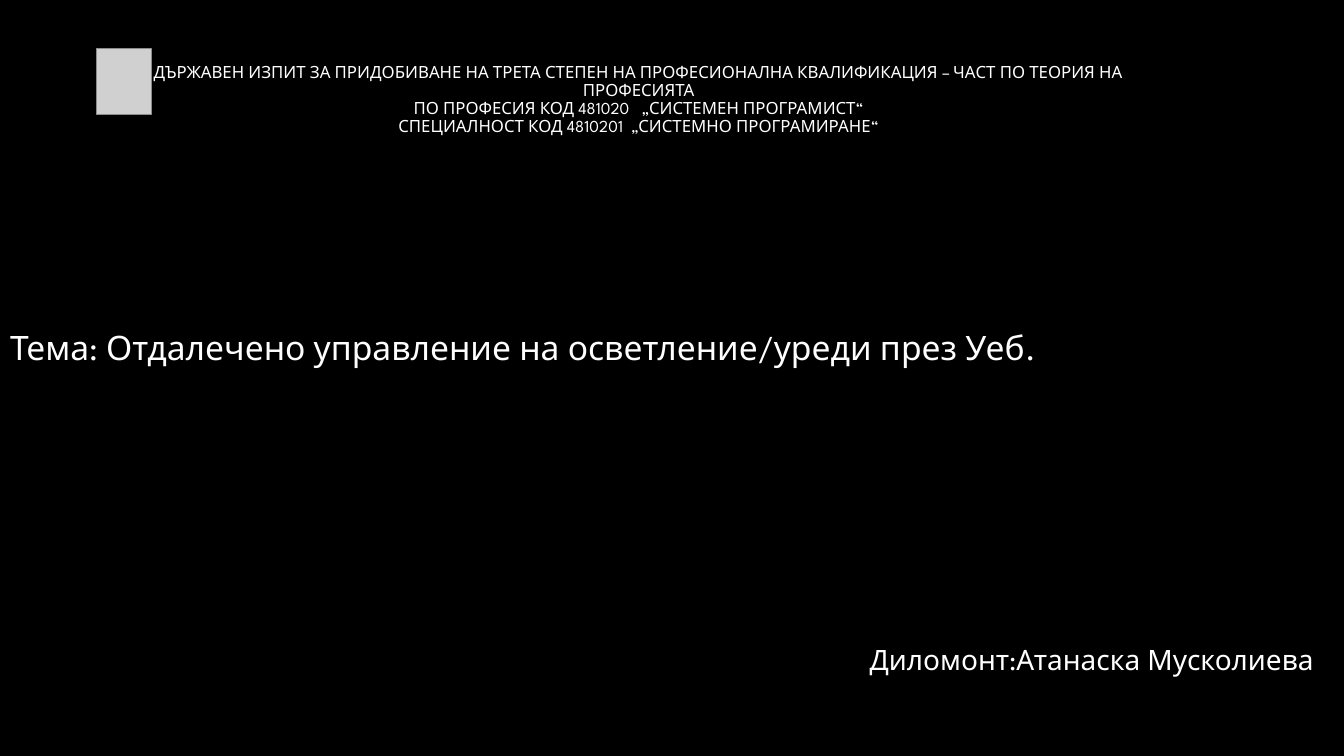
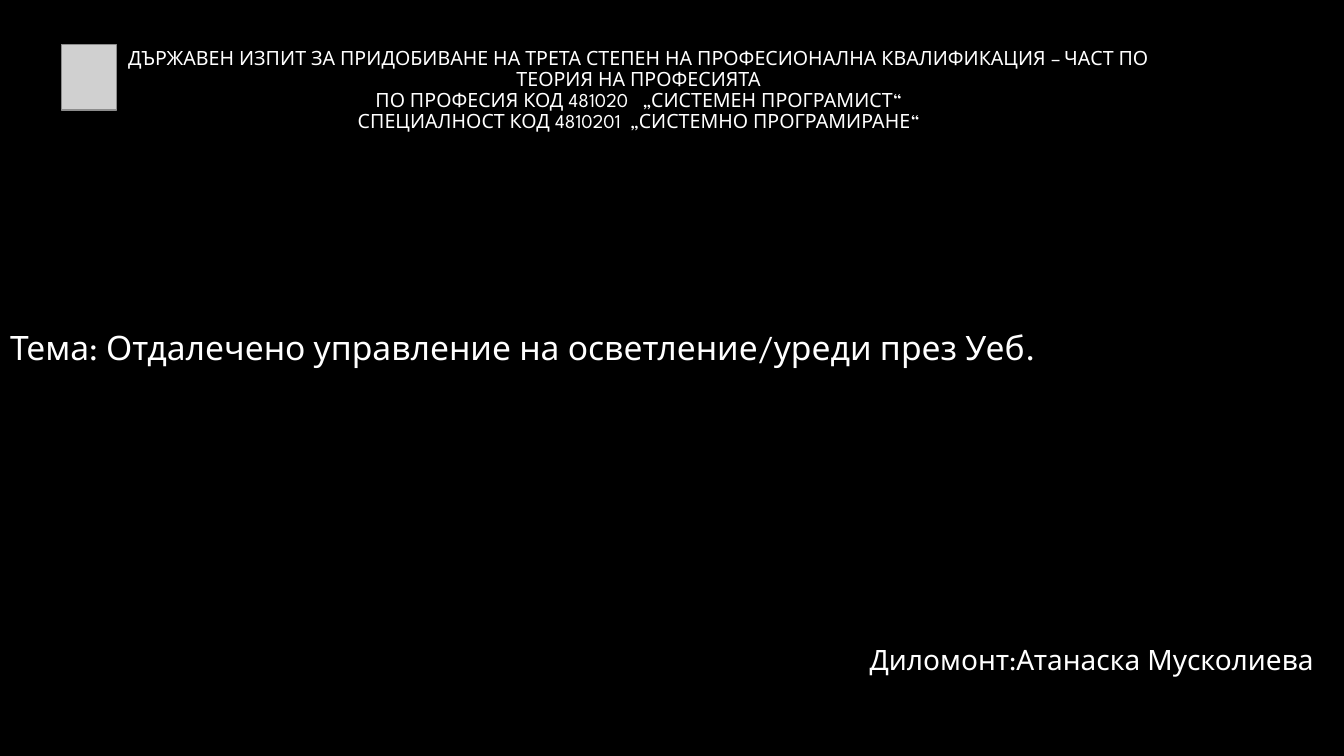
Before and after one commit to pgee-dzi2024/ThemeSP_2603, a slide deck: slide 1 of DR/Защита.pptx. Drawn at 1344x756 pixels with LibreOffice and Linux fonts; fonts in the diff are those of the drawing; grey boxes stand for pictures; background and template pictures are left out. Boxes give left, top, right and bottom in pixels: in the first picture for what was removed or moved away, otherwise in the second. Text is boxed around its words. In the diff, an @@ line names an element or a change of style, - is before the commit and + after.

```diff
--- a/DR/Защита.pptx
+++ b/DR/Защита.pptx
@@ picture: place and size @@
-picture at bbox=[96, 49, 151, 115]
+picture at bbox=[62, 45, 117, 111]
@@ title "ДЪРЖАВЕН ИЗПИТ ЗА ПРИДОБИВАНЕ НА ..." at bbox=[128, 50, 1149, 132]: size 12 to 14 pt @@
```
Also in this commit, not shown: 6 other slides changed.
